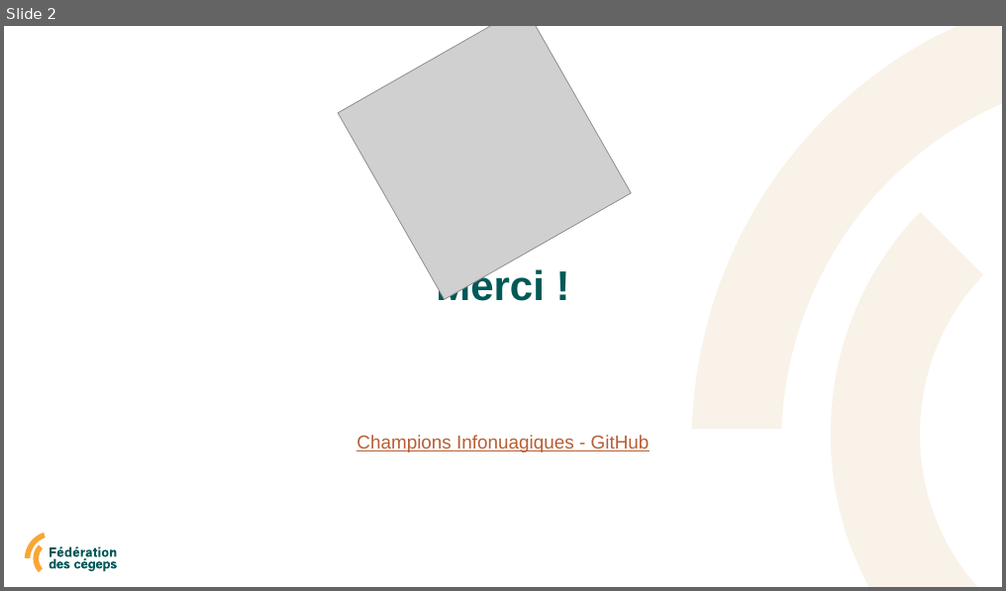
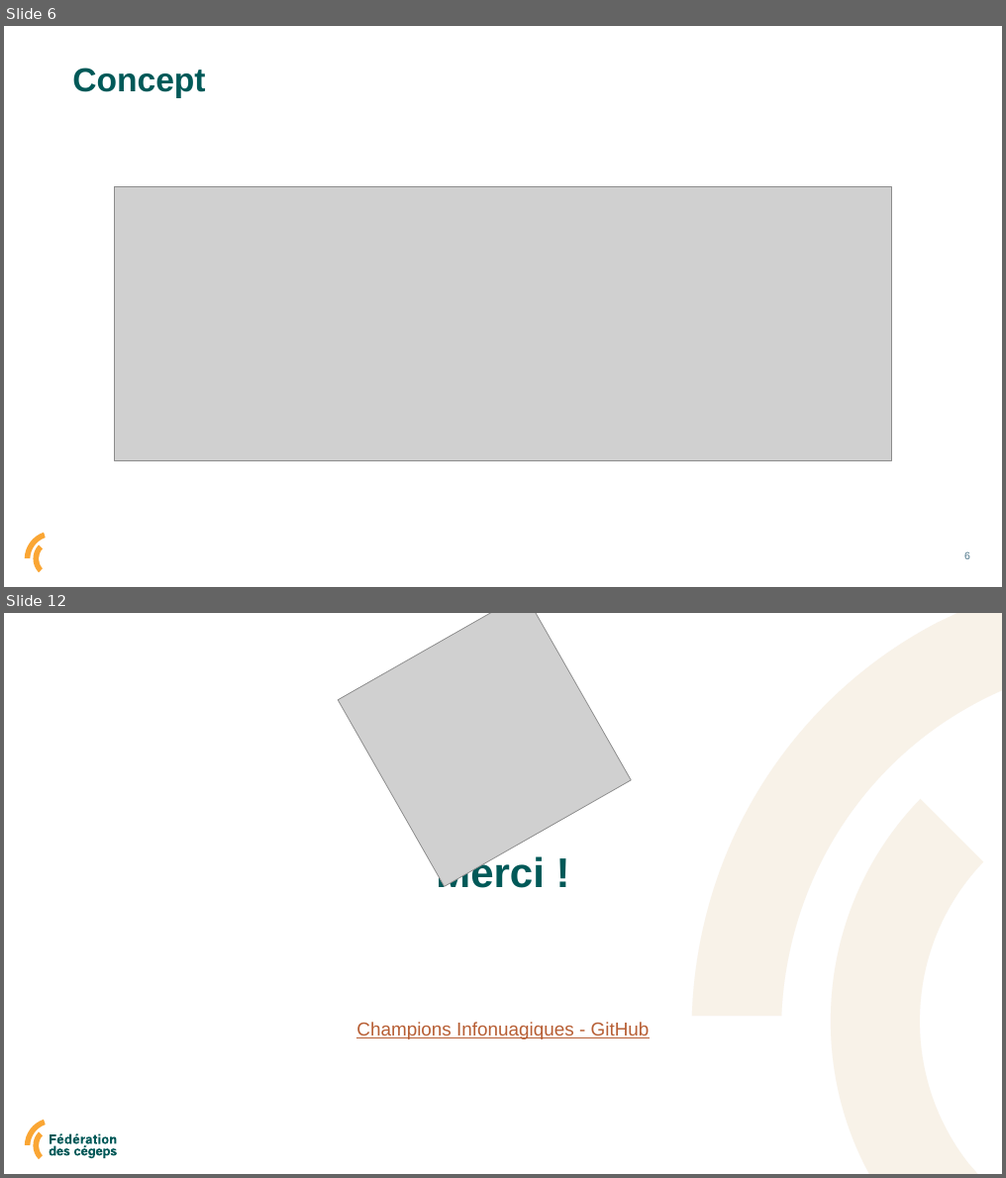
Before and after one commit to Champions-Infonuagiques/les-conteneurs---hebergement, a slide deck: doc/les conteneurs - hébergement.pptx. Shown one above the other, each under a label of ours: slide 2 before the commit, slides 6 and 12 after it; the slides between them are not shown. The pictures are 1006x591 and 1006x1178 pixels, drawn with LibreOffice and Linux fonts; fonts in the diff are those of the drawing; grey boxes stand for pictures. Boxes give left, top, right and bottom in pixels: in the first picture for what was removed or moved away, otherwise in the second. Text is boxed around its words. In the diff, an @@ line names an element or a change of style, - is before the commit and + after.

```diff
--- a/doc/les conteneurs - hébergement.pptx
+++ b/doc/les conteneurs - hébergement.pptx
@@ slide 6 added at box(4, 26, 1002, 587), background #FFFFFF; not listed: 1 template element that a slide beside it also shows @@
@@ title added at box(72, 68, 205, 98), 32 pt, text #005958, bold @@
+Concept
@@ picture added at box(115, 187, 891, 461) @@
@@ freeform shape added at box(33, 546, 43, 573), fill #FAA634 @@
@@ page number added at box(964, 552, 970, 560), 10 pt, text #51798C @@
+6
@@ what was slide 2 is now slide 12 @@
```
Also in this commit, not shown: 9 other slides added, 1 other file.
